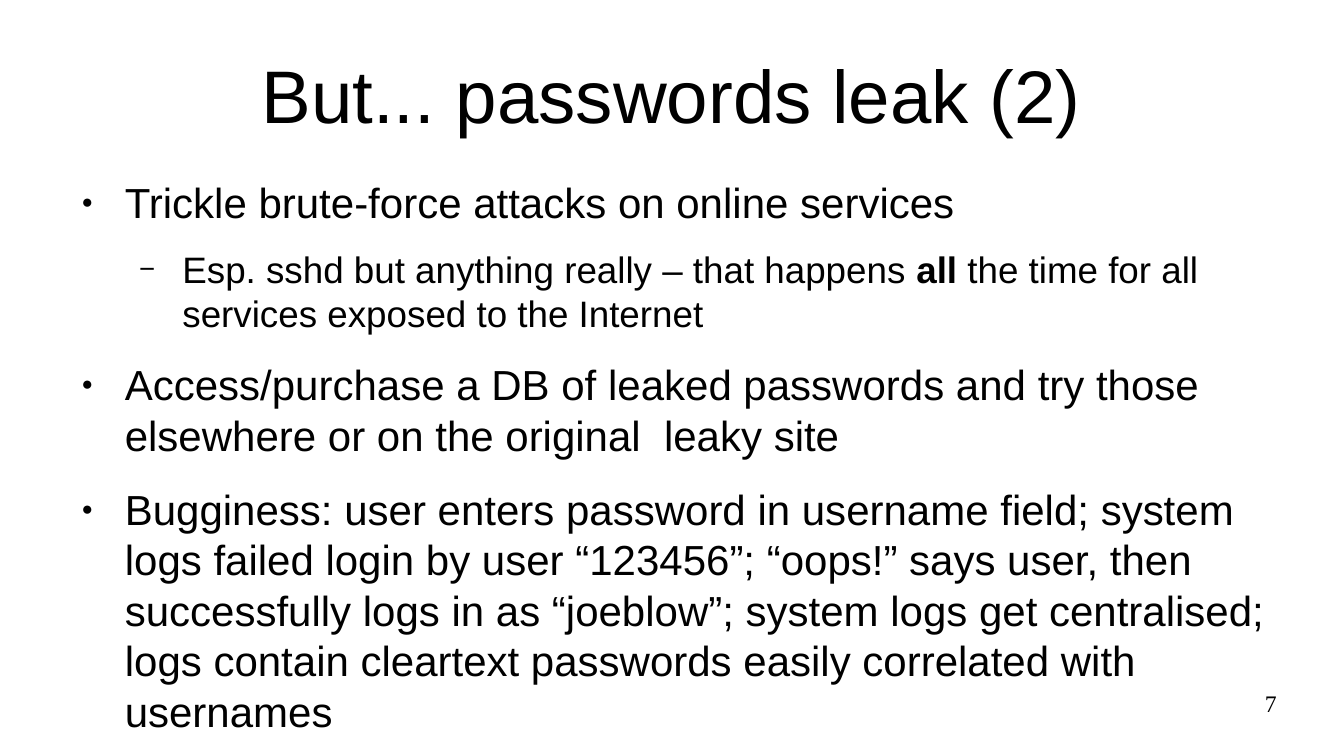
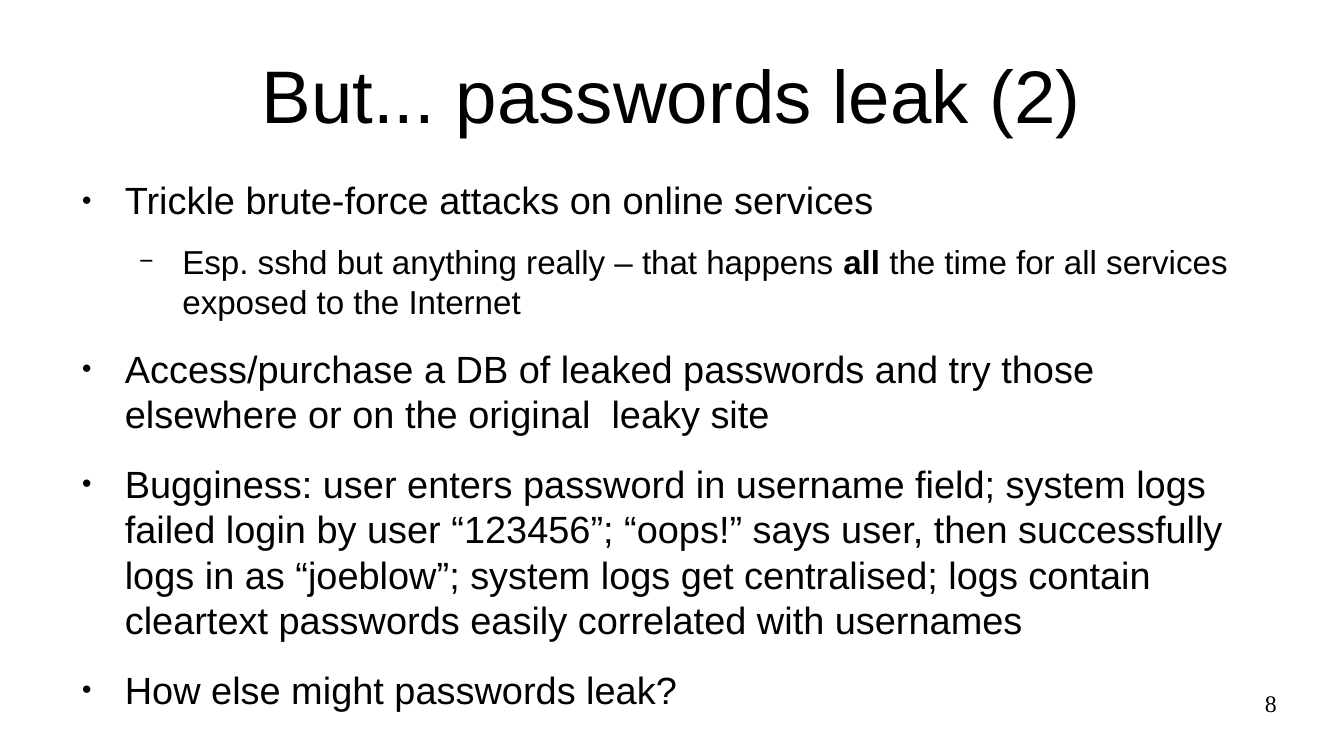
Before and after one commit to sftcd/cs7ns1, a slide deck: slide 8 of about-passwords.odp (slide 7 before the commit). Drawn at 1344x756 pixels with LibreOffice and Linux fonts; fonts in the diff are those of the drawing. Boxes give left, top, right and bottom in pixels: in the first picture for what was removed or moved away, otherwise in the second. Text is boxed around its words. In the diff, an @@ line names an element or a change of style, - is before the commit and + after.

Commit message:
tweak passwords pressie

```diff
--- a/about-passwords.odp
+++ b/about-passwords.odp
@@ text at (x1=125, y1=186, x2=1227, y2=635): paragraph added @@
+● How else might passwords leak?
@@ text at (x1=125, y1=186, x2=1227, y2=635): size 24.8 to 22.4 pt in "Trickle brute-force attacks on online services", "Access/purchase a DB of leaked passwords and ...", "Bugginess: user enters password in username field; ..."; size 21.7 to 19.6 pt in "Esp. sshd but anything really – that ..." @@
@@ page number at (x1=1265, y1=696, x2=1277, y2=713): text changed @@
-7
+8
```
Also in this commit, not shown: 10 other slides changed, 2 slides added, 1 other file.
